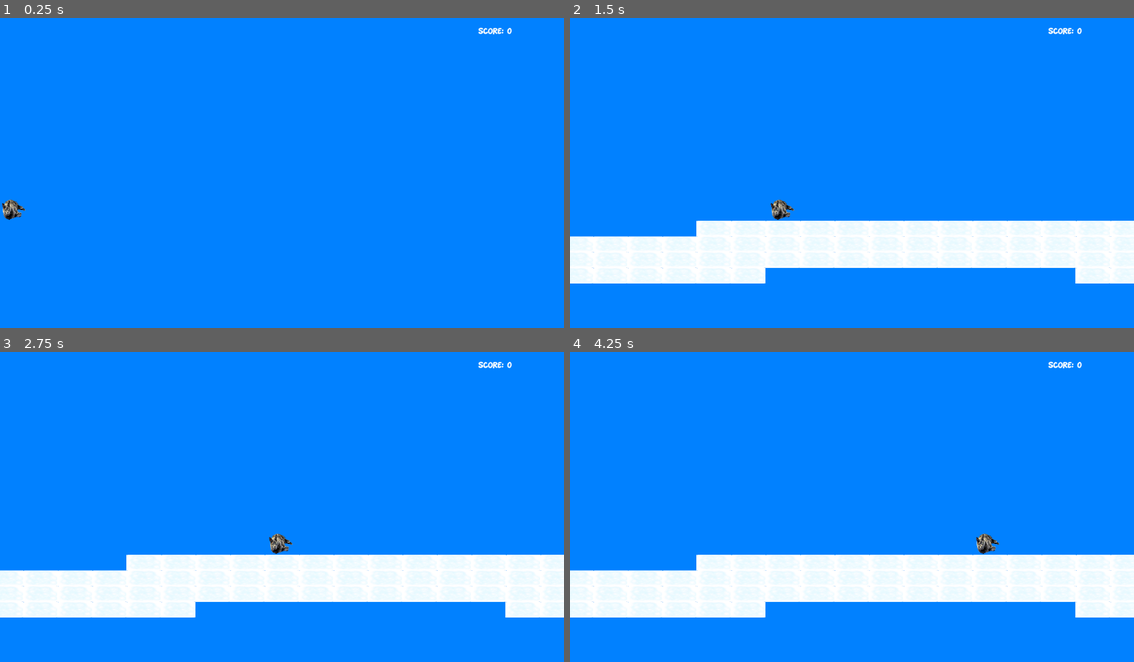
Above: before the commit, frames 1-4 (two rows, left to right).
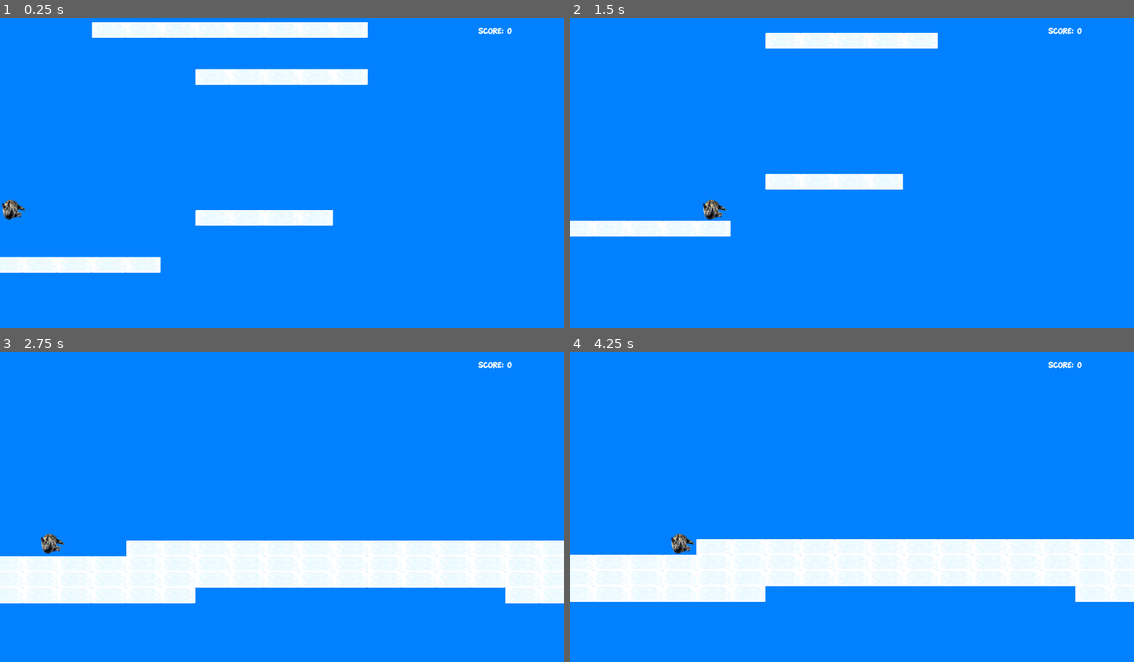
Above: after the commit, the same moments.

Repository: 5hr3kY/Kit-Fight
Game: Godot game, scene res://Scenes/main.tscn
The game is run twice, just before and just after one commit, with the same random seed, the same clock (stepped at 60 frames per second) and the same inputs. This scene is started directly instead of the project's main scene.
Inputs:
- Up to frame 1 (0.25 s): no input
- Up to frame 2 (1.5 s): hold Right (ui_right) from 0.53 s (still down); tap Up (ui_up) at 0.77 s
- Up to frame 3 (2.75 s): tap Up (ui_up) at 1.52 s; release Right (ui_right) at 2.03 s; hold Left (ui_left) from 2.03 s (still down)
- Up to frame 4 (4.25 s): release Left (ui_left) at 2.78 s; hold Right (ui_right) from 2.78 s (still down); tap Up (ui_up) at 3.02, 3.77 s

The runs differ from the first frame. In frame 1, 6.8% of the frame differs, in the area x 0-66%, y 1-83%; in frame 2, 20%, in the area x 0-100%, y 4-86%; in frame 3, 9.8%; in frame 4, 11%.

Commit message:
somethings bad about to happen

Diff:
--- a/kit-fight/camera_2d.gd
+++ b/kit-fight/camera_2d.gd
@@ -7,6 +7,11 @@
 var maxHeight = -100
 
 func update_score():
+
+	if position.y <=-4000+175:
+		maxHeight = -100
+		return 0
+
 	var difference = position.y - maxHeight
 	if difference >= 0:
 		difference = 0
@@ -14,8 +19,7 @@
 		difference*=-1
 		maxHeight = position.y
 
-	if position.y <=-4000+175:
-		maxHeight = -100
+
 	score+= difference/10
 func _init():
 	self.zoom = Vector2(1.1, 0.5)
--- a/kit-fight/cat.gd
+++ b/kit-fight/cat.gd
@@ -37,7 +37,7 @@
 		velocity.x = input_direction *speed
 
 
-		if position.x <50 and input_direction < 0 or position.x >1150 and input_direction >0:
+		if position.x <$CollisionShape2D.shape.size.x*2 and input_direction < 0 or position.x >get_window().size.x- $CollisionShape2D.shape.size.x and input_direction >0:
 			velocity.x  = 0
 
 	elif velocity.x !=0:
--- a/kit-fight/tile_map.gd
+++ b/kit-fight/tile_map.gd
@@ -3,6 +3,10 @@
 
 var reachedTop = false
 var new = true
+var topClouds=[]
+var numClouds = 10
+
+
 
 func check_location():
 	if %Cat.position.y<=-3900:
@@ -21,17 +25,48 @@
 
 
 func delete_all():
-	for y in range (-200,0,1):
-		for x in range (0,19,1):
+	for y in range (-50,20,1):
+		for x in range (0,20,1):
 			var coord= Vector2i(x,y)
 			set_cell(coord, -1)
 
 func generate_stuff():
+	var placedClouds =0
+	for coordinates in topClouds:
+		#for x in range(1,6,1):
+		#print(coordinates)
+		self.set_cell(coordinates,5,Vector2i(1,0))
+	placedClouds+= topClouds.size()/5
+
 	var unusableValues=[]
-	for _nothing in range(10):
+	topClouds = []
+
+
+	for i in range(1,10,1):
+		var x = randi_range(0,14)
+		var y = randi_range(5*(i-9),5*(i-9)+5)
+
+		for deltax in range (1,5,1):
+			var coord = Vector2i((x+deltax),y*3)
+
+			self.set_cell(coord,5,Vector2i(1,0))
+
+		unusableValues.append_array([x-1,y])
+		unusableValues.append_array([x-1,y+1])
+		unusableValues.append_array([x-1,y-1])
+
+		unusableValues.append_array([x+i,y])
+		unusableValues.append_array([x+i,y+1])
+		unusableValues.append_array([x+i,y-1])
+		unusableValues.append_array([x+i,y+2])
+		unusableValues.append_array([x+i,y-2])
+		unusableValues.append_array([x+i,y+2])
+		unusableValues.append_array([x+i,y-2])
+
+	for _nothing in range(numClouds- placedClouds):
 
 		var x = randi_range(0,14)
-		var y = randi_range(-31,0)
+		var y = randi_range(-40,5)
 
 		if [x,y] in unusableValues : continue
 
@@ -40,12 +75,16 @@
 		unusableValues.append_array([x-1,y-1])
 
 		for i in range(1,6,1):
-			var coord = Vector2i((x+i),y*2)
+			var coord = Vector2i((x+i),y*3)
 			self.set_cell(coord,5,Vector2i(1,0))
+
+			if y< -35:
+				topClouds.append(Vector2i(x+i,y+30))
+
+
 			unusableValues.append_array([x+i,y])
 			unusableValues.append_array([x+i,y+1])
 			unusableValues.append_array([x+i,y-1])
-
 			unusableValues.append_array([x+i,y+2])
 			unusableValues.append_array([x+i,y-2])
 			unusableValues.append_array([x+i,y+2])
